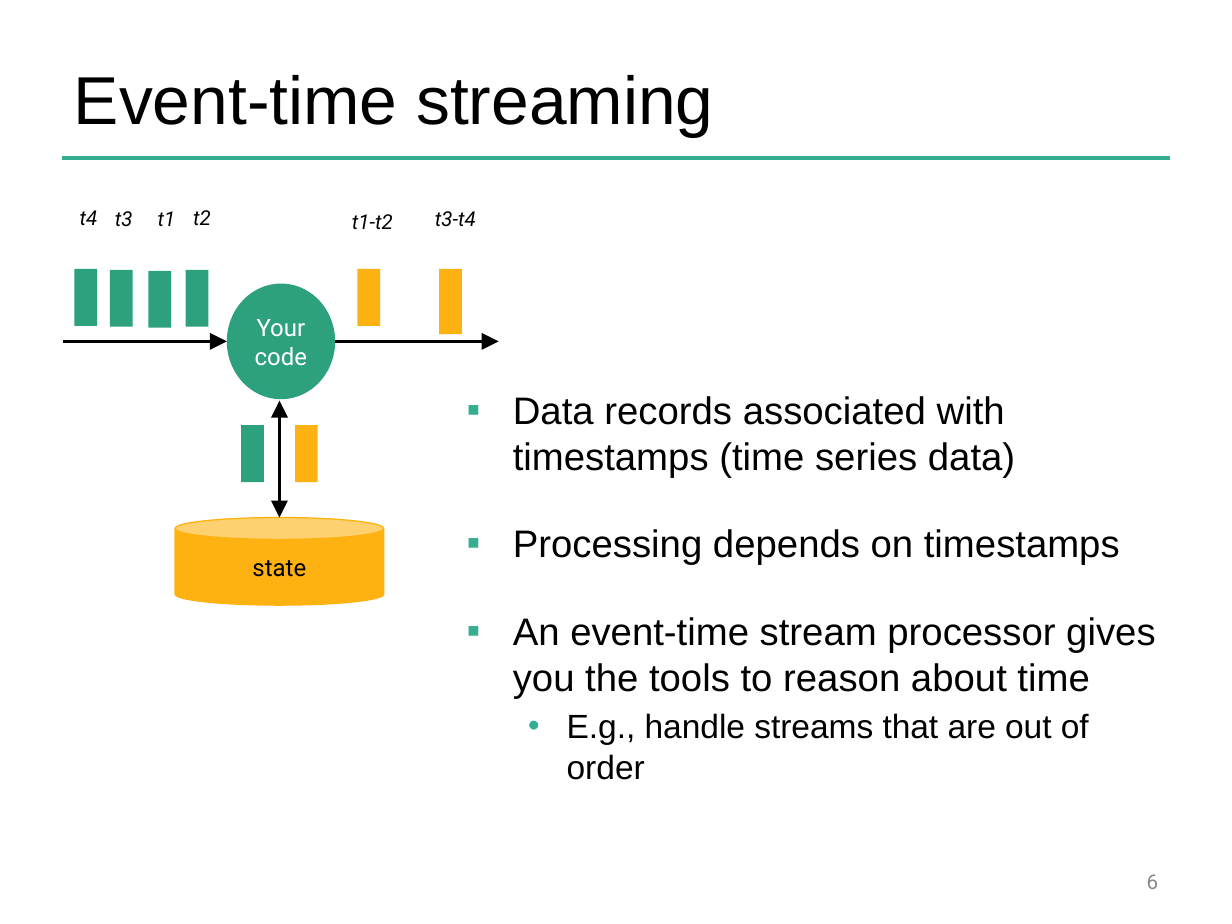
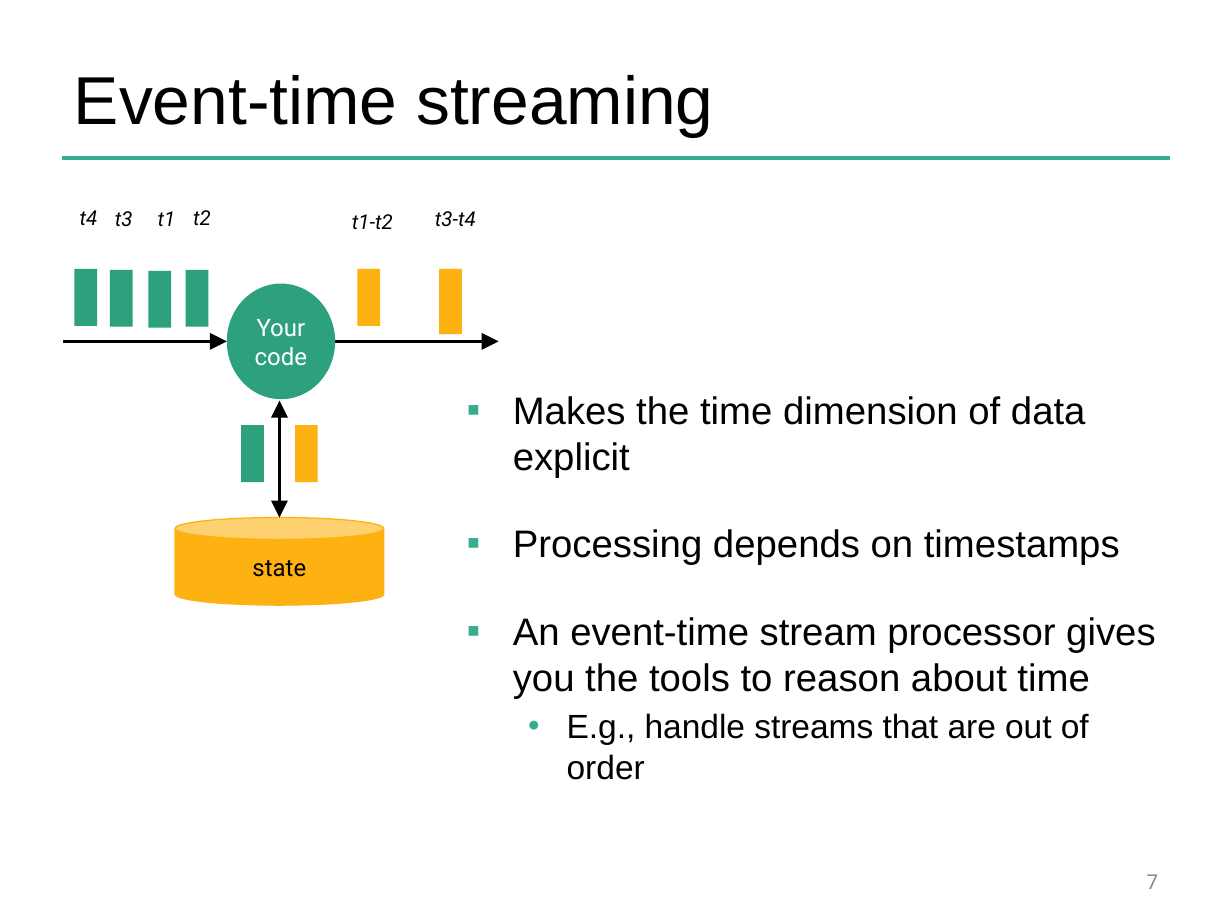
Before and after one commit to dataArtisans/flink-training-web, a slide deck: slide 7 of slides/flink_overview.pptx (slide 6 before the commit). Drawn at 1232x924 pixels with LibreOffice and Linux fonts; fonts in the diff are those of the drawing; background and template pictures are left out. Boxes give left, top, right and bottom in pixels: in the first picture for what was removed or moved away, otherwise in the second. Text is boxed around its words. In the diff, an @@ line names an element or a change of style, - is before the commit and + after.

```diff
--- a/slides/flink_overview.pptx
+++ b/slides/flink_overview.pptx
@@ text at (513, 396, 1086, 478): text changed @@
-▪ Data records associated with timestamps (time series data)
+▪ Makes the time dimension of data explicit
@@ page number at (1147, 874, 1159, 889): text changed @@
-6
+7
```
Also in this commit, not shown: 2 other slides changed, 2 slides added, 10 other files.
